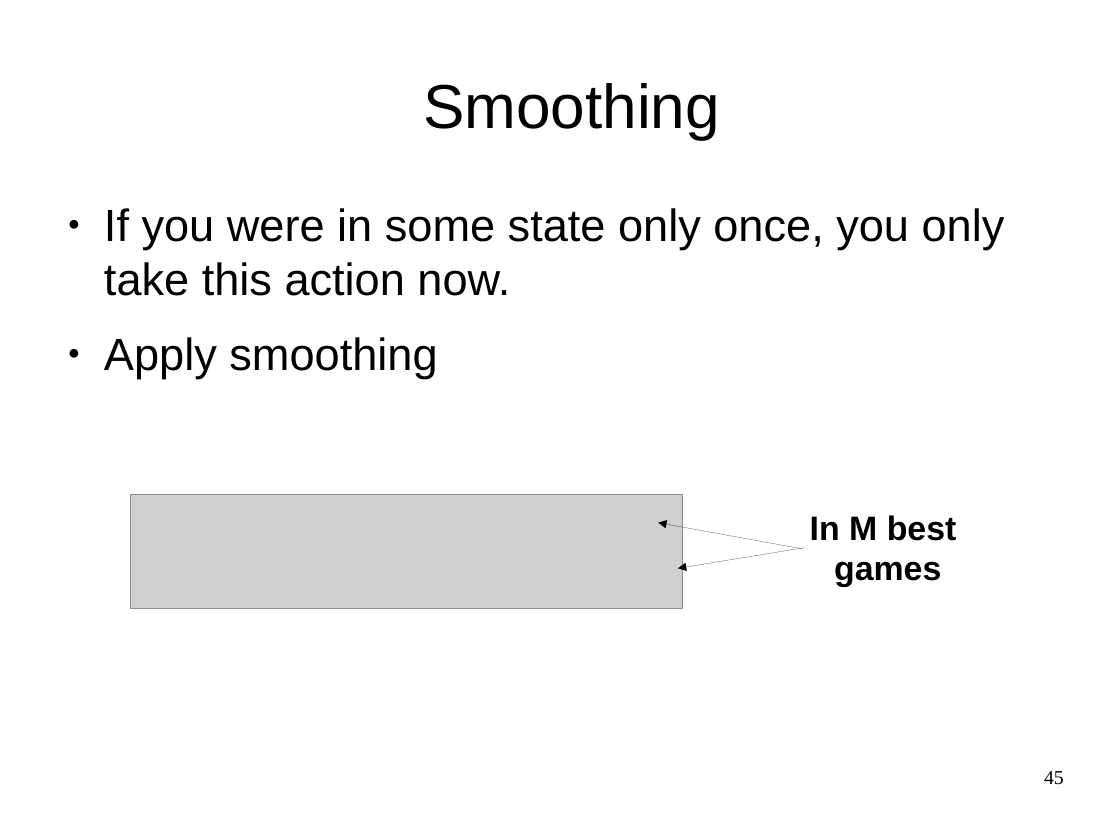
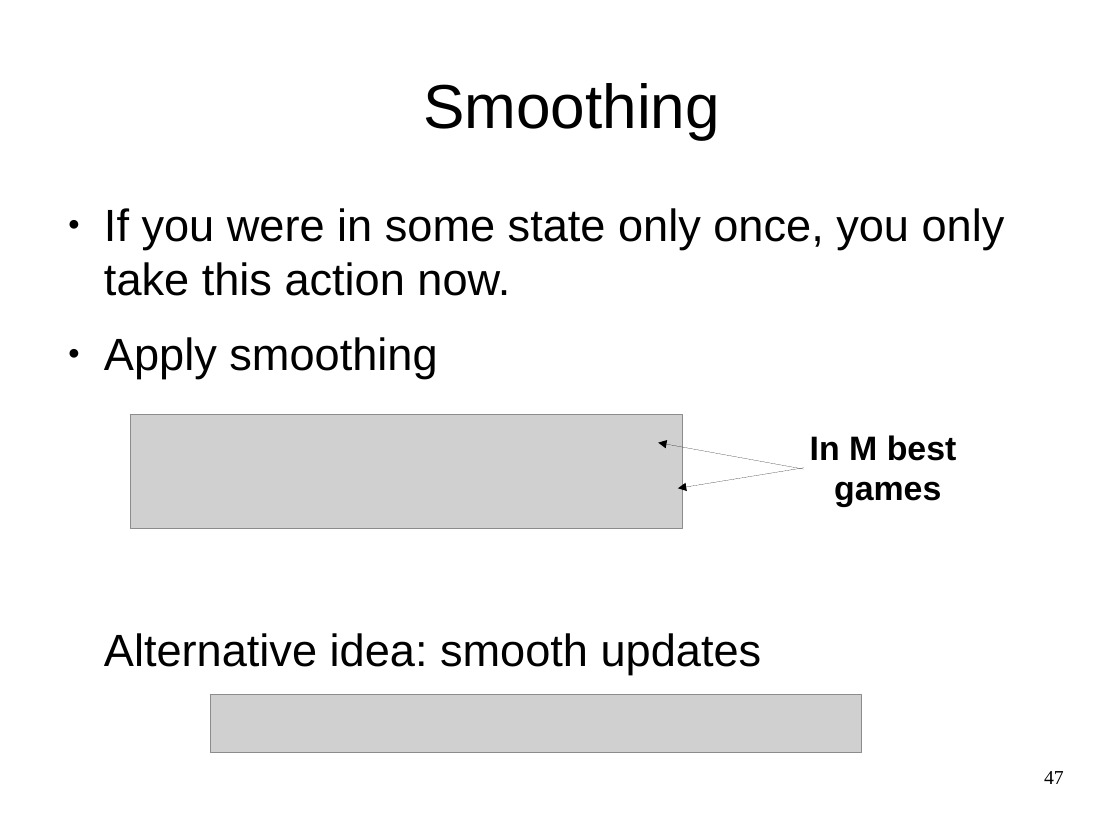
Before and after one commit to yandexdataschool/Practical_RL, a slide deck: slide 47 of week1/lecture1.odp (slide 45 before the commit). Drawn at 1120x840 pixels with LibreOffice and Linux fonts; fonts in the diff are those of the drawing; grey boxes stand for pictures. Boxes give left, top, right and bottom in pixels: in the first picture for what was removed or moved away, otherwise in the second. Text is boxed around its words. In the diff, an @@ line names an element or a change of style, - is before the commit and + after.

```diff
--- a/week1/lecture1.odp
+++ b/week1/lecture1.odp
@@ 2 arrows, 1 picture, 1 text: place and size @@
-2 arrows, 1 picture, 1 text at <box>130,495,957,609</box>
+2 arrows, 1 picture, 1 text at <box>130,415,957,528</box>
@@ text at <box>104,633,762,675</box>: paragraph added @@
+Alternative idea: smooth updates
@@ picture added at <box>210,695,862,752</box> @@
@@ page number at <box>1044,771,1064,784</box>: text changed @@
-45
+47
```
Also in this commit, not shown: 2 other slides changed, 2 slides added, 2 other files.
